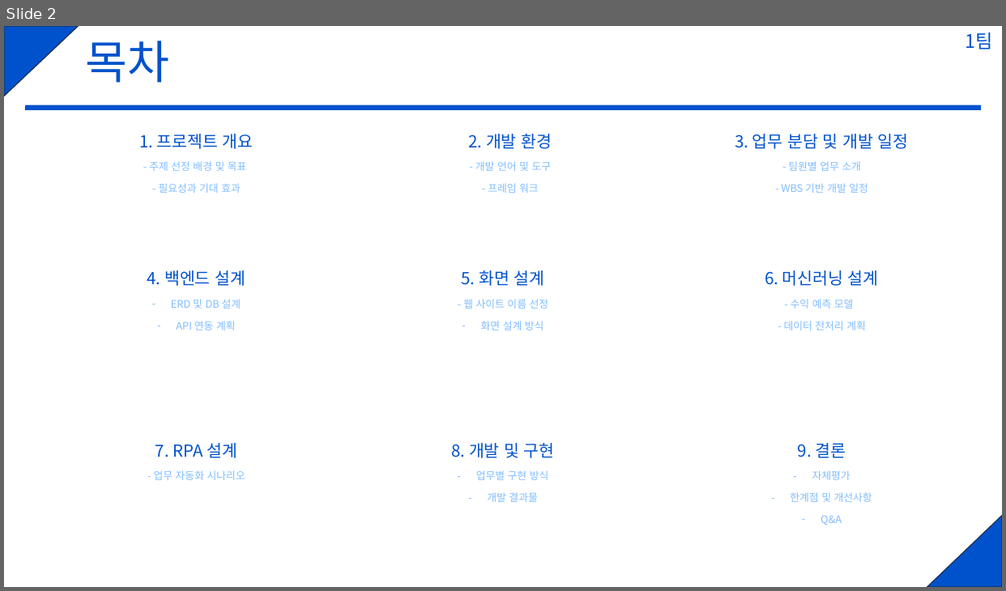
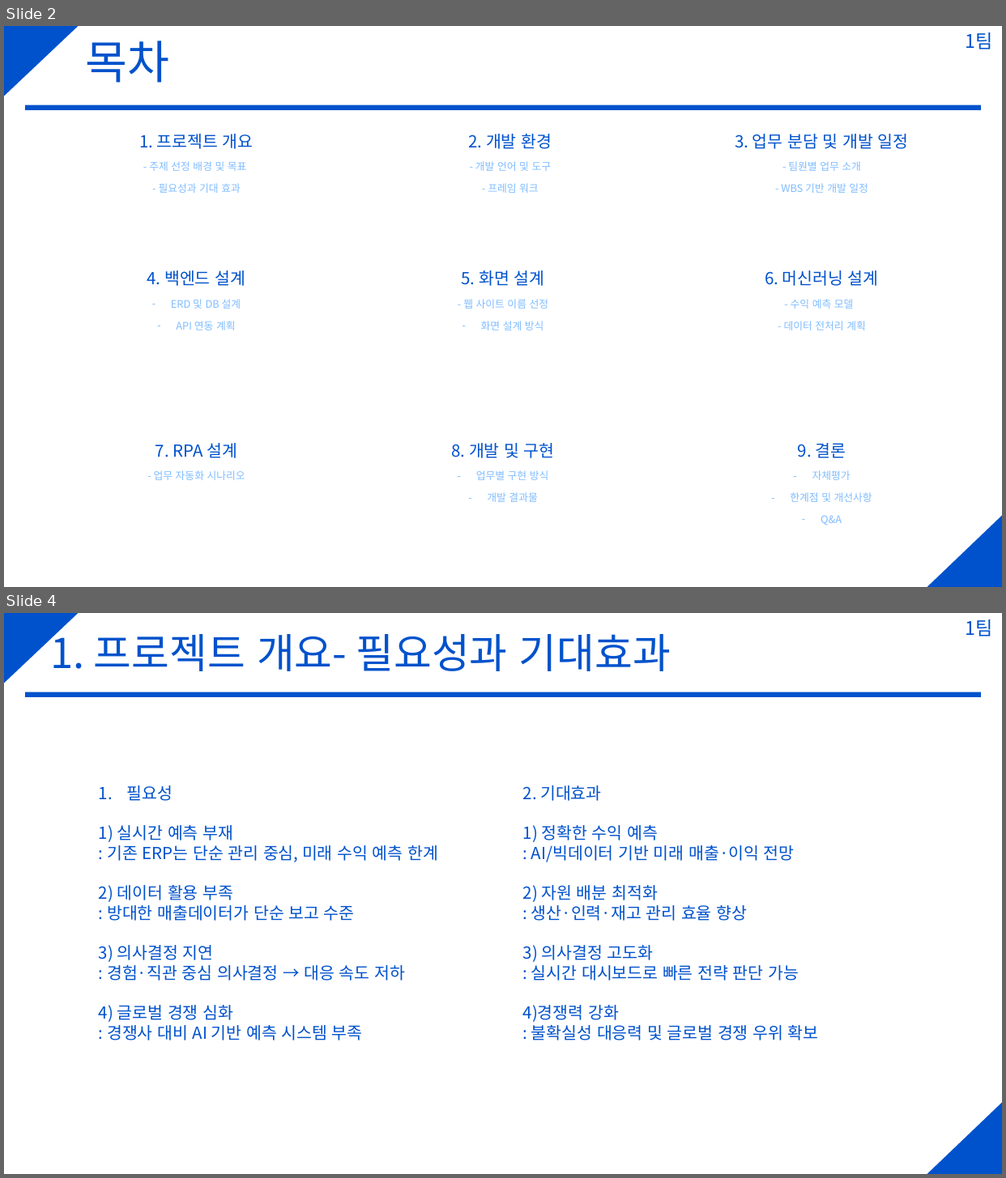
Before and after one commit to Anjunhiw/GlobalMainProject, a slide deck: 산출물/발표자료.pptx. Shown one above the other, each under a label of ours: slide 2 before the commit, slides 2 and 4 after it; the slides between them are not shown. The pictures are 1006x591 and 1006x1178 pixels, drawn with LibreOffice and Linux fonts; fonts in the diff are those of the drawing. Boxes give left, top, right and bottom in pixels: in the first picture for what was removed or moved away, otherwise in the second. Text is boxed around its words. In the diff, an @@ line names an element or a change of style, - is before the commit and + after.

```diff
--- a/산출물/발표자료.pptx
+++ b/산출물/발표자료.pptx
@@ slide 4 added at <box>4,613,1002,1174</box>, background #FFFFFF; not listed: 4 template elements that a slide beside it also shows @@
@@ title added at <box>50,627,671,671</box>, 39.6 pt, text #0052CC @@
+1. 프로젝트 개요- 필요성과 기대효과
@@ text added at <box>99,786,438,1041</box>, 16 pt, text #0052CC @@
+1. 필요성
+1) 실시간 예측 부재
+: 기존 ERP는 단순 관리 중심, 미래 수익 예측 한계
+2) 데이터 활용 부족
+: 방대한 매출데이터가 단순 보고 수준
+3) 의사결정 지연
+: 경험·직관 중심 의사결정 → 대응 속도 저하
+4) 글로벌 경쟁 심화
+: 경쟁사 대비 AI 기반 예측 시스템 부족
@@ text added at <box>523,786,819,1041</box>, 16 pt, text #0052CC @@
+2. 기대효과
+1) 정확한 수익 예측
+: AI/빅데이터 기반 미래 매출·이익 전망
+2) 자원 배분 최적화
+: 생산·인력·재고 관리 효율 향상
+3) 의사결정 고도화
+: 실시간 대시보드로 빠른 전략 판단 가능
+4)경쟁력 강화
+: 불확실성 대응력 및 글로벌 경쟁 우위 확보
@@ slide 2 changed as well @@
@@ right triangle at <box>4,26,79,96</box>: outline #1E3256 1 pt to none @@
@@ right triangle at <box>927,515,1002,587</box>: outline #1E3256 1 pt to none @@
```
Also in this commit, not shown: 1 other slide changed, 5 other slides added.
